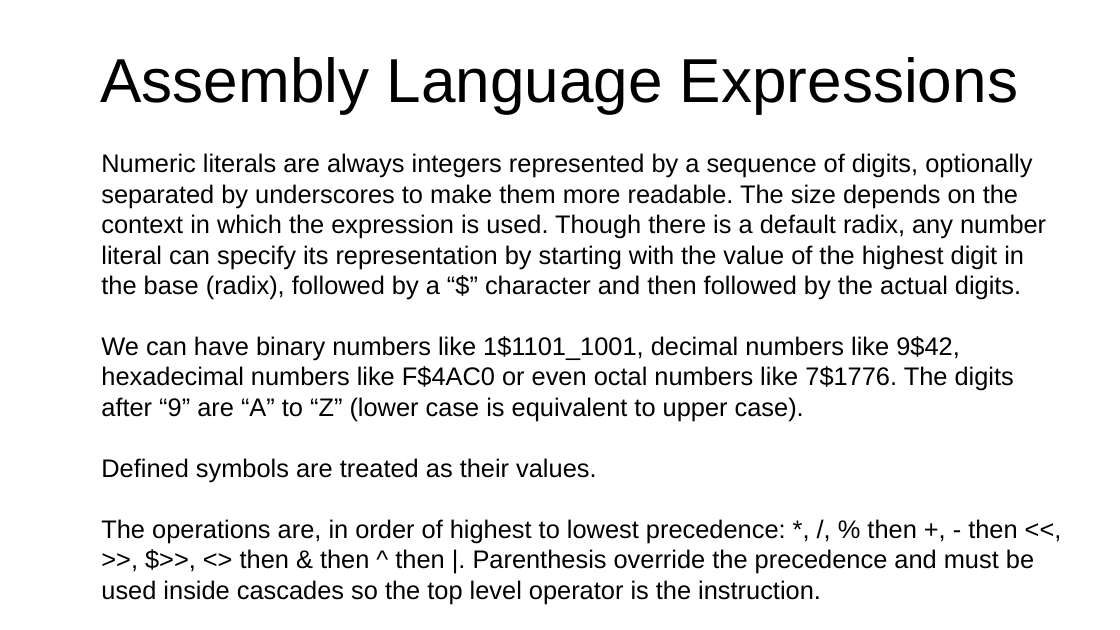
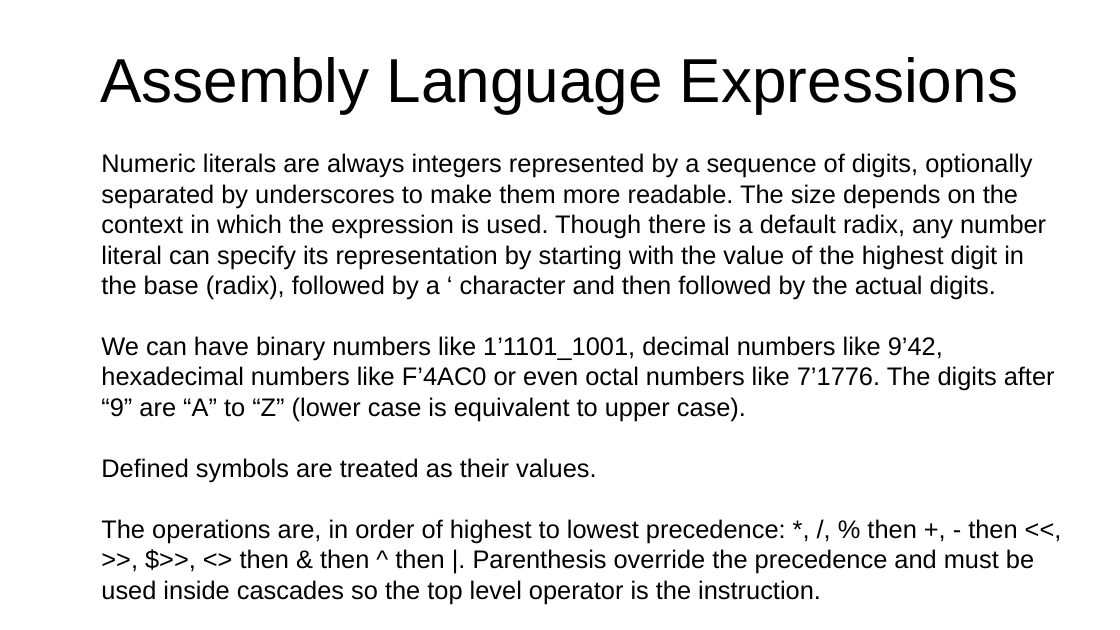
Before and after one commit to jeceljr/baby8, a slide deck: slide 16 of doc/baby8.odp. Drawn at 1120x630 pixels with LibreOffice and Linux fonts; fonts in the diff are those of the drawing. Boxes give left, top, right and bottom in pixels: in the first picture for what was removed or moved away, otherwise in the second. Text is boxed around its words. In the diff, an @@ line names an element or a change of style, - is before the commit and + after.

Commit message:
switch multiline strings from '...' to [...] to allow nesting, change call and return, use ' for number base

```diff
--- a/doc/baby8.odp
+++ b/doc/baby8.odp
@@ text at (101,153,1055,421): text changed @@
-Numeric literals are always integers represented by a sequence of digits, optionally separated by underscores to make them more readable. The size depends on the context in which the expression is used. Though there is a default radix, any number literal can specify its representation by starting with the value of the highest digit in the base (radix), followed by a “$” character and then followed by the actual digits.
-We can have binary numbers like 1$1101_1001, decimal numbers like 9$42, hexadecimal numbers like F$4AC0 or even octal numbers like 7$1776. The digits after “9” are “A” to “Z” (lower case is equivalent to upper case).
+Numeric literals are always integers represented by a sequence of digits, optionally separated by underscores to make them more readable. The size depends on the context in which the expression is used. Though there is a default radix, any number literal can specify its representation by starting with the value of the highest digit in the base (radix), followed by a ‘ character and then followed by the actual digits.
+We can have binary numbers like 1’1101_1001, decimal numbers like 9’42, hexadecimal numbers like F’4AC0 or even octal numbers like 7’1776. The digits after “9” are “A” to “Z” (lower case is equivalent to upper case).
```
Also in this commit, not shown: 3 other slides changed, 2 other files.
